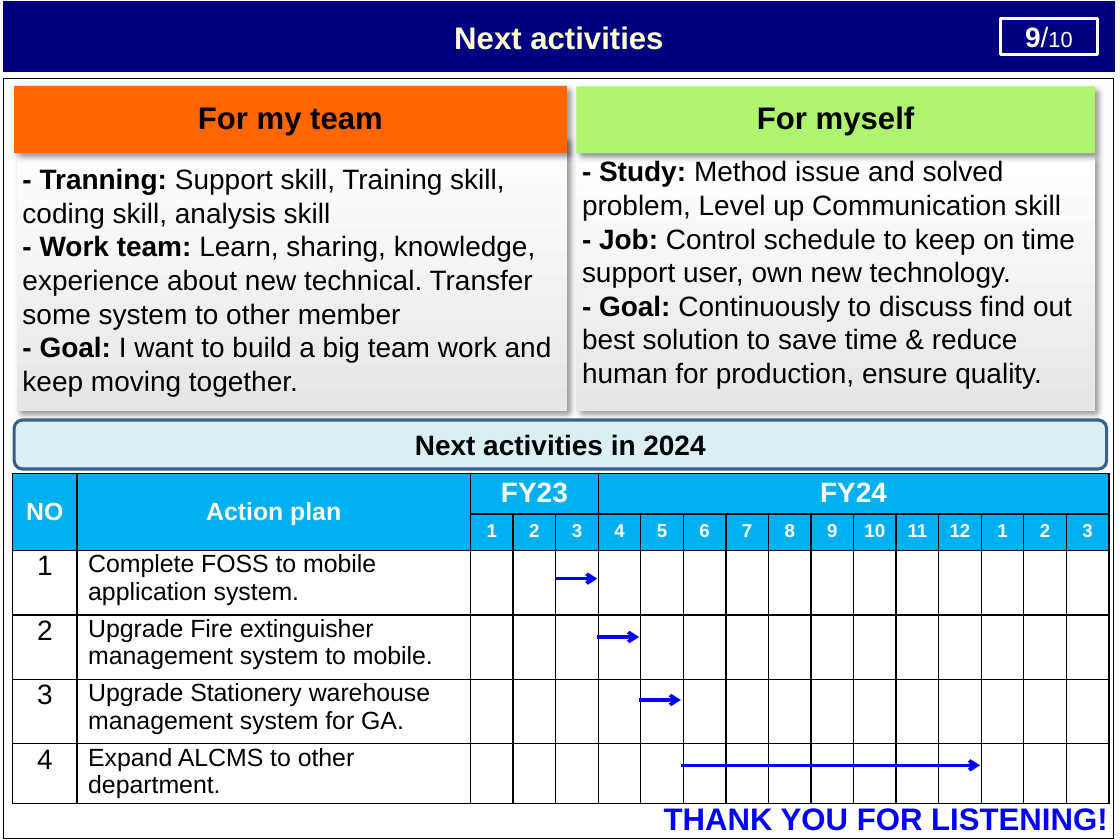
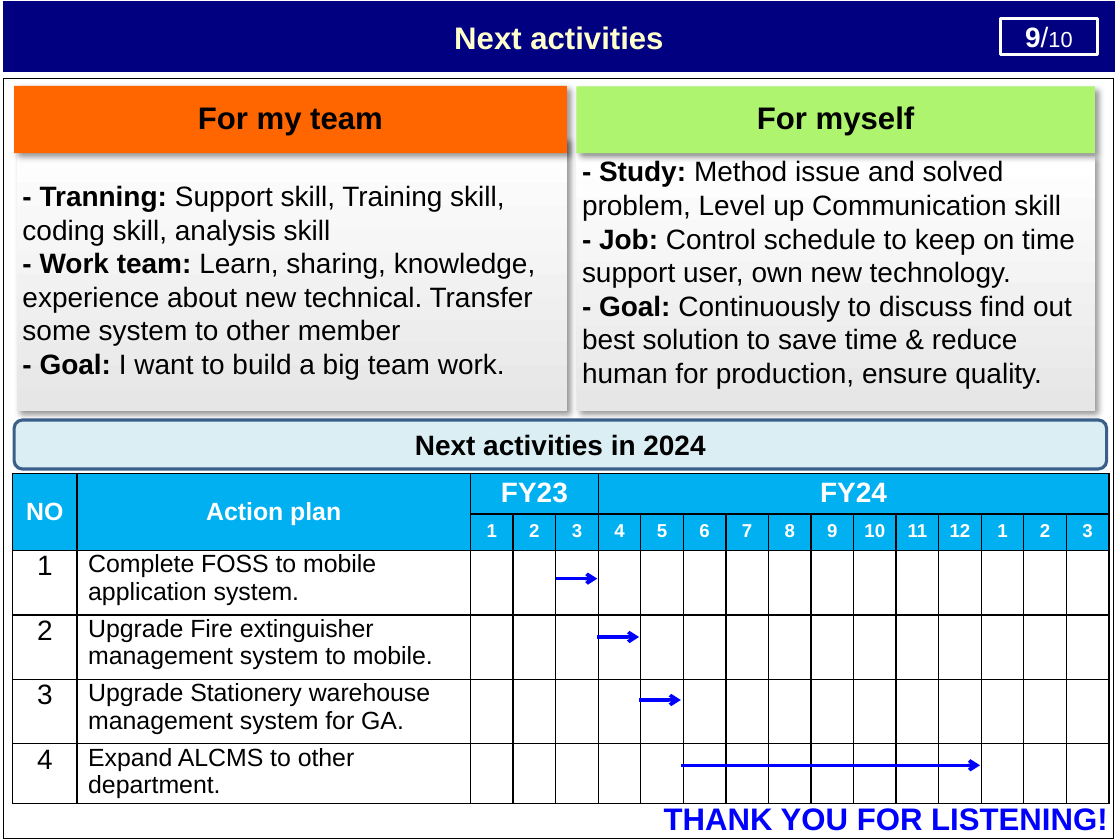
Before and after one commit to thietbicongnghevietnam/ReportPSNV, a slide deck: slide 10 of Report_test.pptx. Drawn at 1120x840 pixels with LibreOffice and Linux fonts; fonts in the diff are those of the drawing. Boxes give left, top, right and bottom in pixels: in the first picture for what was removed or moved away, otherwise in the second. Text is boxed around its words. In the diff, an @@ line names an element or a change of style, - is before the commit and + after.

```diff
--- a/Report_test.pptx
+++ b/Report_test.pptx
@@ text in rectangle at <box>40,353,505,379</box>: text changed @@
-- Goal: I want to build a big team work and keep moving together.
+- Goal: I want to build a big team work.
```
Also in this commit, not shown: 5 other slides changed, 1 other file.
